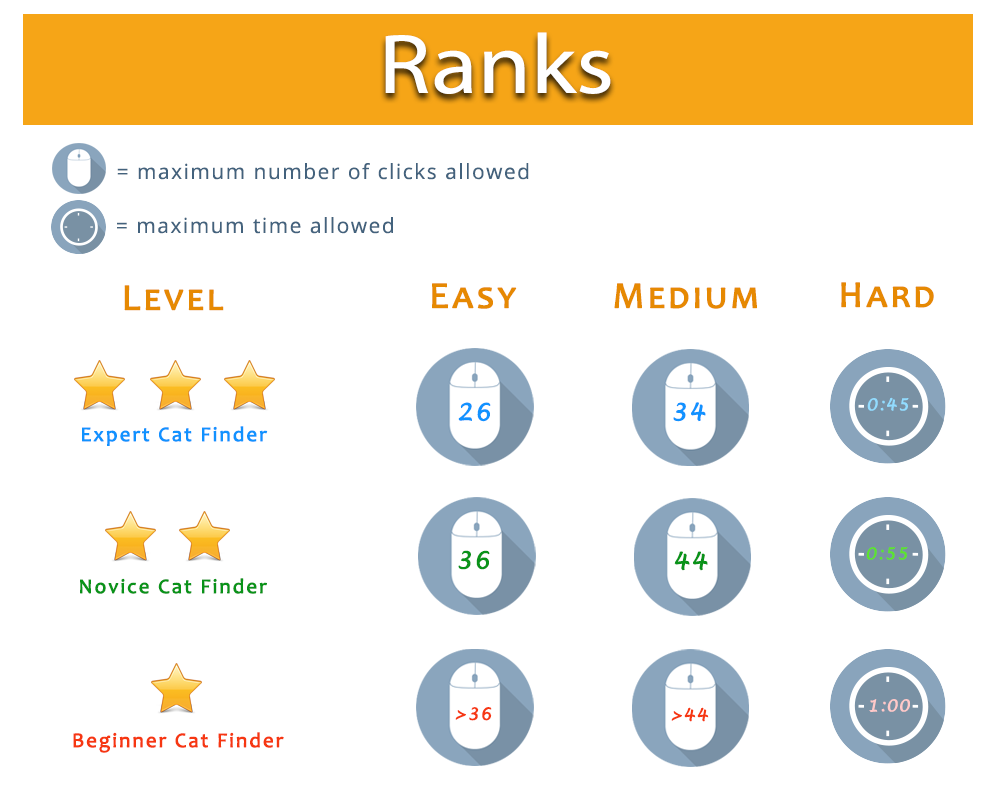
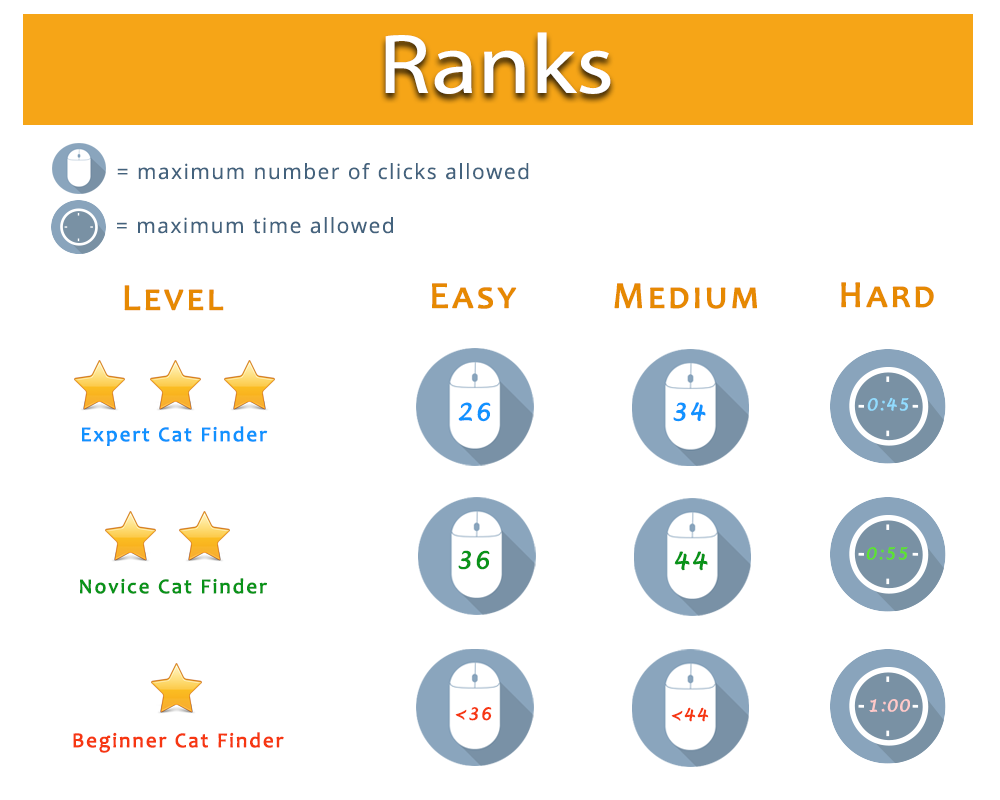
The second (1000, 800) image is a revision of the first. Changes to its layers:
renamed ">44" to "<44", painted on it over [671, 710, 683, 721]
renamed ">36" to "<36", painted on it over [455, 709, 467, 720]
